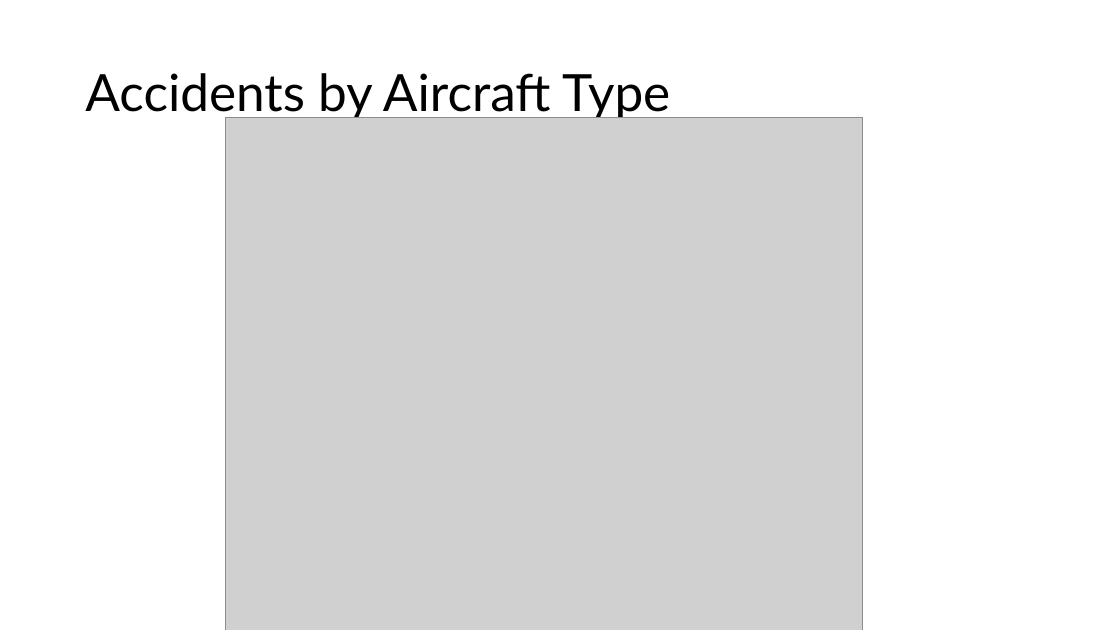
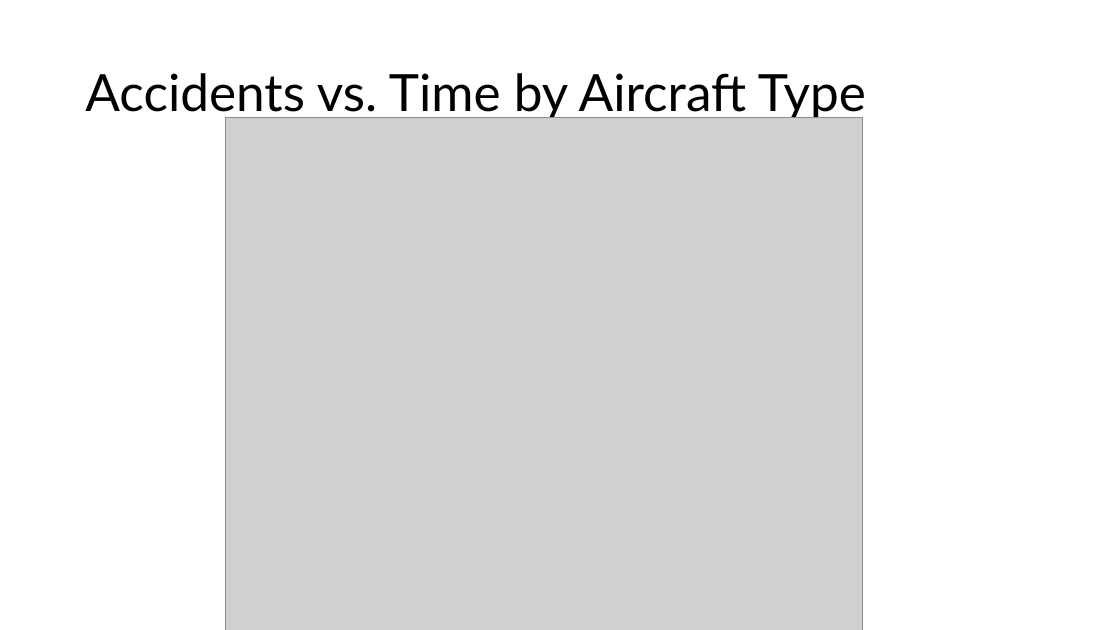
Before and after one commit to jgoett2/AirplaneRecommendations, a slide deck: slide 3 of Presentation.pptx. Drawn at 1120x630 pixels with LibreOffice and Linux fonts; fonts in the diff are those of the drawing; grey boxes stand for pictures. Boxes give left, top, right and bottom in pixels: in the first picture for what was removed or moved away, otherwise in the second. Text is boxed around its words. In the diff, an @@ line names an element or a change of style, - is before the commit and + after.

```diff
--- a/Presentation.pptx
+++ b/Presentation.pptx
@@ title at box(85, 73, 866, 120): text changed @@
-Accidents by Aircraft Type
+Accidents vs. Time by Aircraft Type
```
Also in this commit, not shown: 4 other files.
